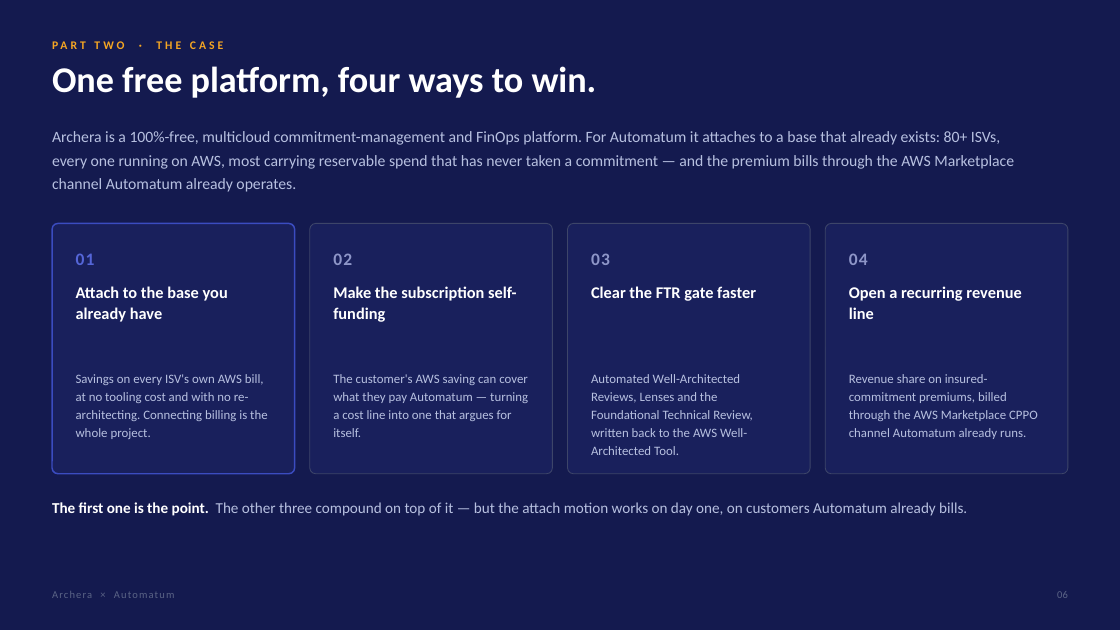
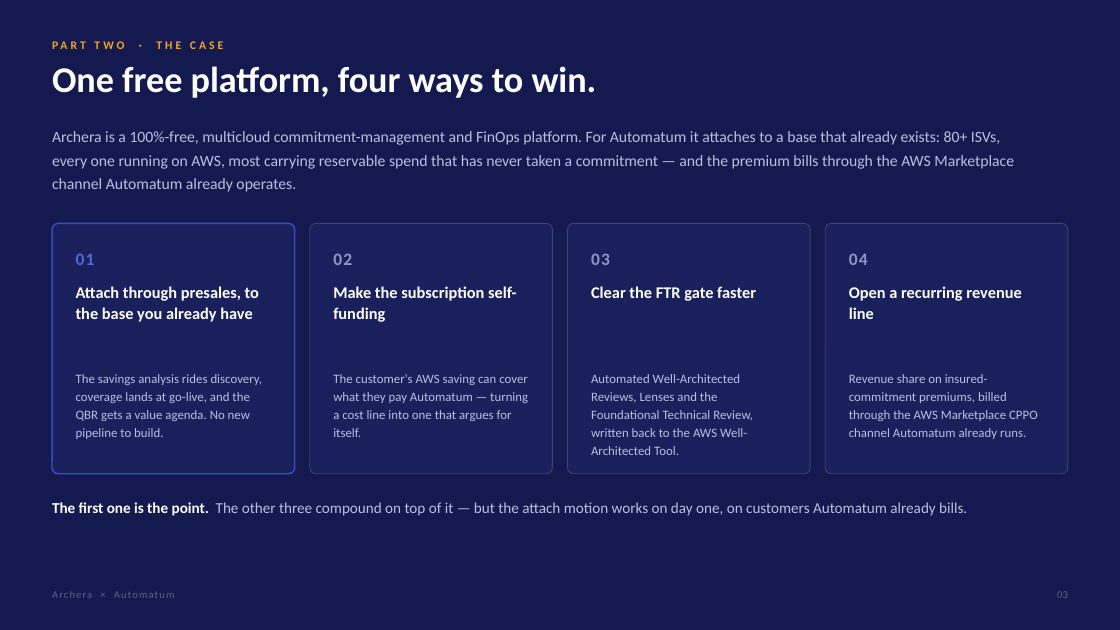
Before and after one commit to KianteEvans/barberbook, a slide deck: slide 3 of decks/Archera-for-Automatum.pptx (slide 6 before the commit). Drawn at 1120x630 pixels with LibreOffice and Linux fonts; fonts in the diff are those of the drawing. Boxes give left, top, right and bottom in pixels: in the first picture for what was removed or moved away, otherwise in the second. Text is boxed around its words. In the diff, an @@ line names an element or a change of style, - is before the commit and + after.

```diff
--- a/decks/Archera-for-Automatum.pptx
+++ b/decks/Archera-for-Automatum.pptx
@@ text at box(76, 286, 259, 322): text changed @@
-Attach to the base you already have
+Attach through presales, to the base you already have
@@ text at box(76, 374, 263, 439): text changed @@
-Savings on every ISV's own AWS bill, at no tooling cost and with no re-architecting. Connecting billing is the whole project.
+The savings analysis rides discovery, coverage lands at go-live, and the QBR gets a value agenda. No new pipeline to build.
```
Also in this commit, not shown: 12 other slides changed, 3 slides added, 3 slides removed, 2 other files.
